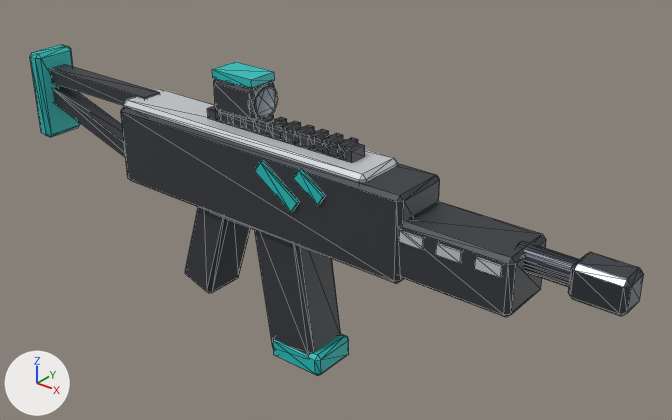
The glTF model godot/assets/models/weapons/smg_teal.glb, before and after one commit.
Both versions are drawn from a 50 mm camera at (0.562, -0.576, 0.353) aimed at (0.075, 0.033, -0.025). Lighting does not change. The marker at lower left points along +X, +Y and +Z. The older version comes first. Mesh edges are drawn as thin lines. Vertices at exactly the same position are counted once.

Script lines for the objects in view, before the commit:
```python
me_cube = bpy.data.meshes.new('Cube')
me_cube.from_pydata(...)  # 528 vertices, 912 faces; spans x -0.304..0.373, y -0.033..0.033, z -0.172..0.102
# faces by material slot: [456, 80, 136, 148, 92]
me_cube.materials.append(mat_smg_dark)  # dark grey #3c3f45
me_cube.materials.append(mat_smg_grey)  # light grey #cbd0d4
me_cube.materials.append(mat_smg_steel)  # dark grey #595d65
me_cube.materials.append(mat_smg_accent)  # cyan #21bfbc
me_cube.materials.append(mat_smg_glass)  # dark blue #274555
ob_smg_teal = bpy.data.objects.new('smg_teal', me_cube)
ob_smg_teal.location = (0.0, 0.0, 0.0)
```
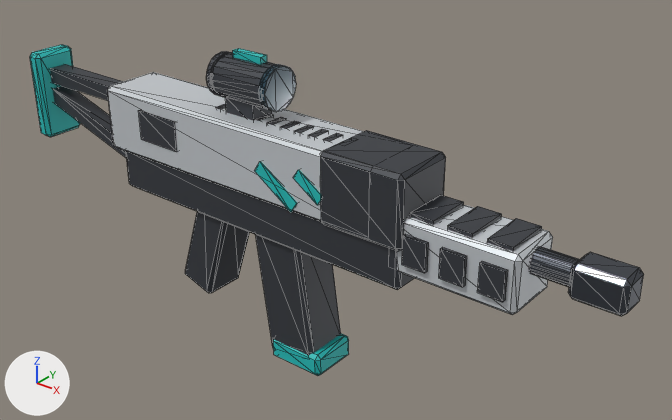
Where the change shows, as pixel boxes (x1, y1, x2, y2) in the pictures (672 x 420 px; the box of a moved part takes in the faces that stretch with it):
part 1 of me_cube, moved or reshaped
    before: (123, 89, 398, 182)
    after: (126, 151, 414, 290)
part 2 of me_cube, moved or reshaped
    before: (398, 201, 546, 317)
    after: (320, 131, 446, 251)
part 3 of me_cube, added
    after: (138, 110, 177, 152)
part 4 of me_cube, added
    after: (402, 234, 429, 273)
part 5 of me_cube, added
    after: (410, 195, 464, 225)
part 6 of me_cube, added
    after: (439, 247, 467, 287)
part 7 of me_cube, added
    after: (448, 206, 502, 238)
part 8 of me_cube, added
    after: (477, 261, 508, 302)
part 9 of me_cube, added
    after: (487, 218, 542, 251)
part 10 of me_cube, added
    after: (225, 97, 272, 121)
part 11 of me_cube, added
    after: (212, 53, 275, 108)
part 12 of me_cube, added
    after: (206, 51, 232, 97)
part 13 of me_cube, moved or reshaped
    before: (121, 107, 440, 283)
    after: (107, 72, 364, 221)
part 14 of me_cube, added
    after: (397, 205, 553, 315)
part 15 of me_cube, added
    after: (259, 64, 296, 112)
part 16 of me_cube, added
    after: (233, 48, 267, 64)
part 17 of me_cube, deleted
    before: (212, 62, 502, 278)

What changed in the scene script:
```text
Change me_cube:
    used by ob_smg_teal; location = (0.0, 0.0, 0.0)
    remove me_cube.from_pydata(...)  # 528 vertices, 912 faces; spans x -0.304..0.373, y -0.033..0.033, z -0.172..0.102
    add me_cube.from_pydata(...)  # 632 vertices, 1088 faces; spans x -0.304..0.373, y -0.033..0.033, z -0.172..0.12
    me_cube part 1: the loose piece of 24 vertices spanning x -0.15..0.15, y -0.026..0.026, z 0.002..0.05 is scaled about its middle by (1.14, 1.13, 0.93), then moved by (0.02, 0.0, -0.046), in mat_smg_dark (dark grey #3c3f45)
    me_cube part 2: the loose piece of 24 vertices spanning x 0.18..0.29, y -0.028..0.028, z -0.03..0.022 is scaled about its middle by (0.761, 1.2, 1.34), then moved by (-0.085, 0.0, 0.034)
    me_cube part 3: a new loose piece, a box spanning x -0.115..-0.065, y -0.033..0.033, z 0.019..0.049, in mat_smg_dark (dark grey #3c3f45)
    me_cube part 4: a new loose piece, a box spanning x 0.194..0.216, y -0.0315..-0.0275, z -0.013..0.013, in mat_smg_dark (dark grey #3c3f45)
    me_cube part 5: a new loose piece, a box spanning x 0.194..0.216, y -0.022..0.022, z 0.0245..0.0295, in mat_smg_dark (dark grey #3c3f45)
    me_cube part 6: a new loose piece, a box spanning x 0.229..0.251, y -0.0315..-0.0275, z -0.013..0.013, in mat_smg_dark (dark grey #3c3f45)
    me_cube part 7: a new loose piece, a box spanning x 0.229..0.251, y -0.022..0.022, z 0.0245..0.0295, in mat_smg_dark (dark grey #3c3f45)
    me_cube part 8: a new loose piece, a box spanning x 0.264..0.286, y -0.0315..-0.0275, z -0.013..0.013, in mat_smg_dark (dark grey #3c3f45)
    me_cube part 9: a new loose piece, a box spanning x 0.264..0.286, y -0.022..0.022, z 0.0245..0.0295, in mat_smg_dark (dark grey #3c3f45)
    me_cube part 10: a new loose piece, a box spanning x -0.017..0.017, y -0.012..0.012, z 0.058..0.078, in mat_smg_dark (dark grey #3c3f45)
    me_cube part 11: a new loose piece, a 20-sided cylinder along x spanning x -0.027..0.035, y -0.02..0.02, z 0.074..0.114, in mat_smg_dark (dark grey #3c3f45)
    me_cube part 12: a new loose piece, a 20-sided cylinder along x spanning x -0.0315..-0.0245, y -0.0205..0.0205, z 0.0735..0.1145, in mat_smg_dark (dark grey #3c3f45)
    me_cube part 13: the loose piece of 24 vertices spanning x -0.15..0.19, y -0.03..0.03, z -0.036..0.044 is scaled about its middle by (0.97, 1.07, 0.813), then moved by (-0.02, 0.0, 0.026), in mat_smg_grey (light grey #cbd0d4)
    me_cube part 14: the loose piece of 24 vertices spanning x 0.18..0.29, y -0.028..0.028, z -0.03..0.022 is copied, and the copy is scaled about its middle by (1.1, 1, 1), then moved by (0.0, 0.0, 0.004), in mat_smg_grey (light grey #cbd0d4); it spans x 0.175..0.295, y -0.028..0.028, z -0.026..0.026
    me_cube part 15: a new loose piece, a 20-sided cylinder along x spanning x 0.0325..0.0395, y -0.0205..0.0205, z 0.0735..0.1145, in mat_smg_glass (dark blue #274555)
    me_cube part 16: a new loose piece, a box spanning x -0.013..0.021, y -0.004..0.004, z 0.112..0.12, in mat_smg_accent (cyan #21bfbc)
    me_cube part 17: 8 loose pieces with 136 vertices, spanning x -0.105..0.281, y -0.029..0.029, z 0.005..0.102, are deleted
    other edits to the shape of me_cube do not show in these pictures
```
